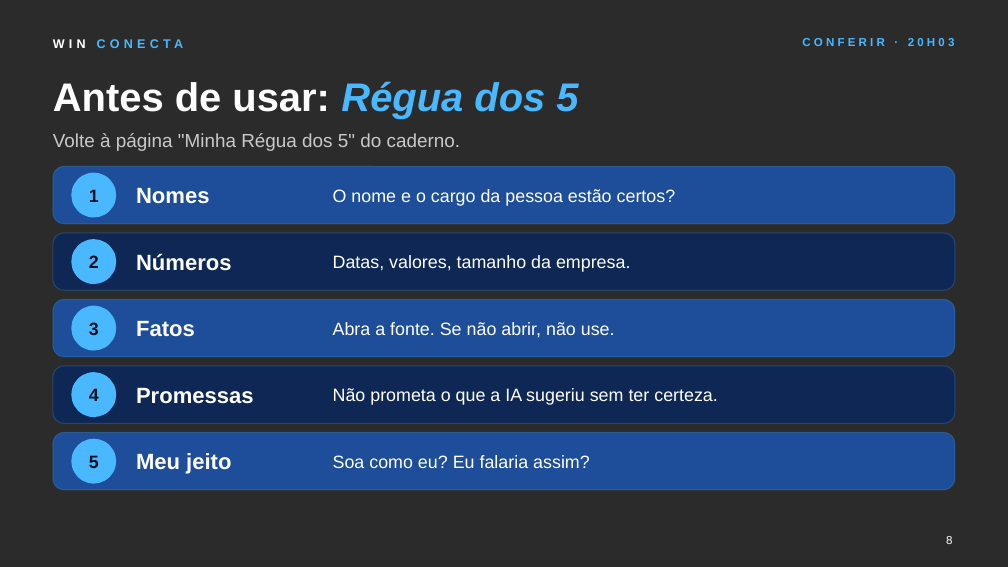
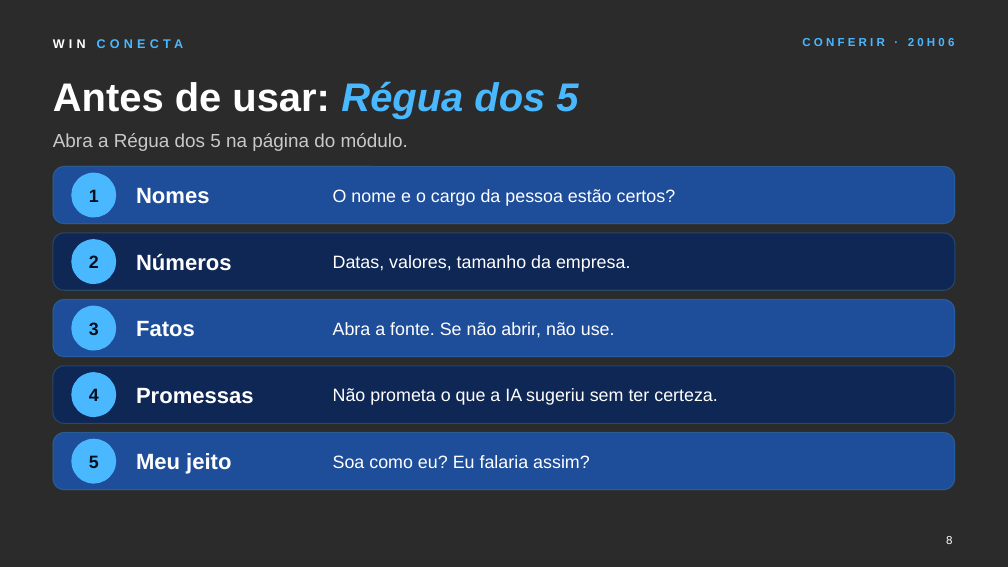
Before and after one commit to acatauassu/conecta, a slide deck: slide 8 of M6 - Preparar a reuniao/M6-slides.pptx. Drawn at 1008x567 pixels with LibreOffice and Linux fonts; fonts in the diff are those of the drawing; background and template pictures are left out; a plain dark background stands for a picture behind light text. Boxes give left, top, right and bottom in pixels: in the first picture for what was removed or moved away, otherwise in the second. Text is boxed around its words. In the diff, an @@ line names an element or a change of style, - is before the commit and + after.

```diff
--- a/M6 - Preparar a reuniao/M6-slides.pptx
+++ b/M6 - Preparar a reuniao/M6-slides.pptx
@@ text at (802, 38, 955, 46): text changed @@
-CONFERIR · 20H03
+CONFERIR · 20H06
@@ text at (53, 133, 408, 151): text changed @@
-Volte à página "Minha Régua dos 5" do caderno.
+Abra a Régua dos 5 na página do módulo.
```
Also in this commit, not shown: 2 other slides changed, 8 other files.
